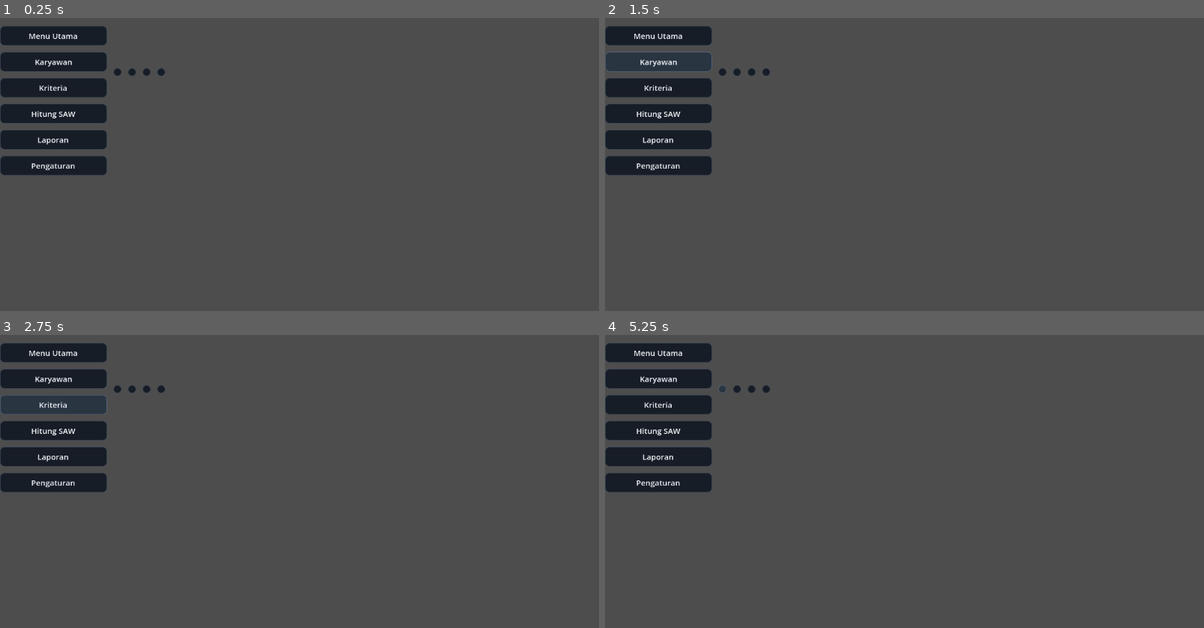
Above: before the commit, frames 1-4 (two rows, left to right).
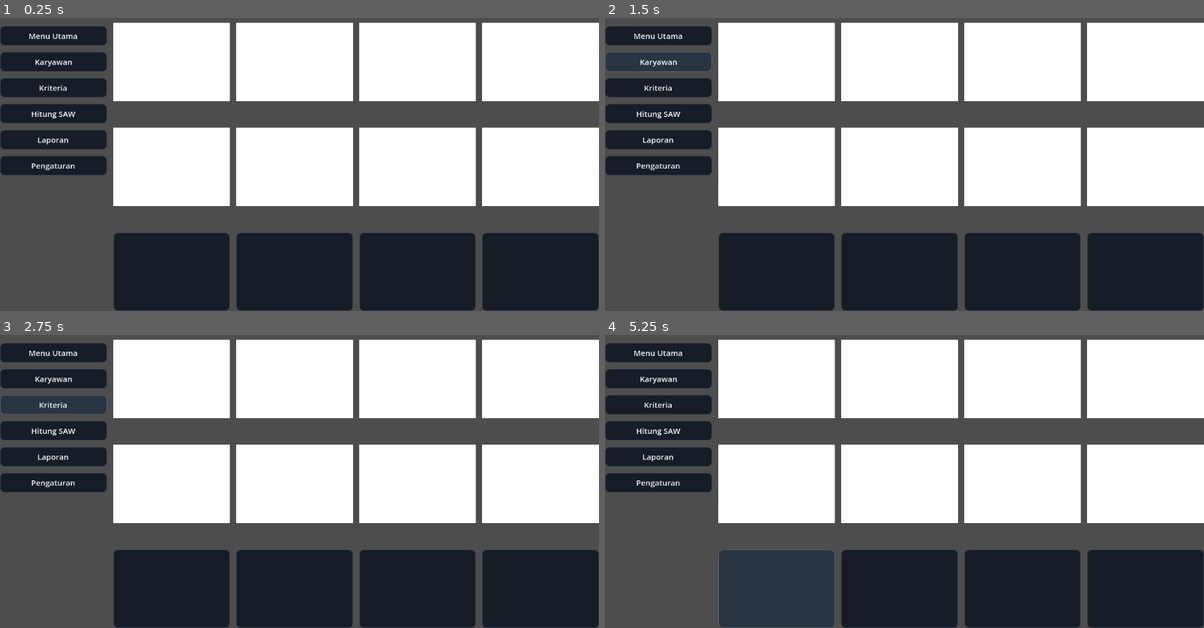
Above: after the commit, the same moments.

Repository: shfray/projek-skripsi
Game: Godot game, scene res://scene/dashboard.tscn
Two runs of this game, one before a commit and one after it. Both use one fixed random seed, a clock stepped at 60 frames per second and the inputs below. This scene is started directly instead of the project's main scene.
Inputs (mouse positions are in pixels of both pictures, inside the frame that each line leads up to; where the layout moved, square brackets give the same spot in the first picture):
- Up to frame 1 (0.25 s): no input
- Up to frame 2 (1.5 s): click "Menu Utama" at 0.5 s; click "Karyawan" at 1.25 s
- Up to frame 3 (2.75 s): click "Kriteria" at 2 s
- Up to frame 4 (5.25 s): click "Hitung SAW" at 2.75 s; click "Laporan" at 3.5 s; click "Pengaturan" at 4.25 s; click (778, 589) [724, 387] at 5 s

The runs differ from the first frame. In frame 1, 63% of the frame differs, in the area x 18-100%, y 1-100%; in frame 2, 63%; in frame 3, 63%; in frame 4, 63%.

Commit message:
Update dashboard.tscn

Diff:
--- a/scene/dashboard.tscn
+++ b/scene/dashboard.tscn
@@ -1,10 +1,10 @@
-[gd_scene load_steps=4 format=3 uid="uid://b6ii41h6xhmyb"]
+[gd_scene format=3 uid="uid://b6ii41h6xhmyb"]
 
 [ext_resource type="Script" uid="uid://casn8jnpwm0lv" path="res://script/color_rect.gd" id="1_bo221"]
 [ext_resource type="Script" uid="uid://5kdt0bmdqpnu" path="res://script/karyawan.gd" id="2_5vd6n"]
 [ext_resource type="PackedScene" uid="uid://qgocegug7pn1" path="res://scene/main_menu.tscn" id="3_mv7ns"]
 
-[node name="Control" type="Control"]
+[node name="Control" type="Control" unique_id=2078271085]
 layout_mode = 3
 anchors_preset = 15
 anchor_right = 1.0
@@ -12,7 +12,7 @@
 grow_horizontal = 2
 grow_vertical = 2
 
-[node name="VBoxContainer" type="VBoxContainer" parent="."]
+[node name="VBoxContainer" type="VBoxContainer" parent="." unique_id=114319236]
 layout_mode = 1
 anchors_preset = 15
 anchor_right = 1.0
@@ -20,93 +20,91 @@
 grow_horizontal = 2
 grow_vertical = 2
 
-[node name="HBoxContainer" type="HBoxContainer" parent="VBoxContainer"]
+[node name="HBoxContainer" type="HBoxContainer" parent="VBoxContainer" unique_id=1690387486]
 layout_mode = 2
 size_flags_vertical = 3
 
-[node name="ColorRect" type="Label" parent="VBoxContainer/HBoxContainer"]
+[node name="ColorRect" type="Label" parent="VBoxContainer/HBoxContainer" unique_id=109568182]
 layout_mode = 2
 size_flags_horizontal = 3
 
-[node name="MarginContainer" type="MarginContainer" parent="VBoxContainer/HBoxContainer"]
+[node name="MarginContainer" type="MarginContainer" parent="VBoxContainer/HBoxContainer" unique_id=744684835]
 layout_mode = 2
 size_flags_horizontal = 3
 size_flags_stretch_ratio = 3.54
 
-[node name="ColorRect2" type="HBoxContainer" parent="VBoxContainer/HBoxContainer"]
+[node name="ColorRect2" type="HBoxContainer" parent="VBoxContainer/HBoxContainer" unique_id=2022433681]
 layout_mode = 2
 size_flags_horizontal = 3
 
-[node name="ColorRect" type="Label" parent="VBoxContainer/HBoxContainer/ColorRect2"]
+[node name="ColorRect" type="Label" parent="VBoxContainer/HBoxContainer/ColorRect2" unique_id=360051281]
 layout_mode = 2
 size_flags_horizontal = 3
 
-[node name="ColorRect2" type="Label" parent="VBoxContainer/HBoxContainer/ColorRect2"]
+[node name="ColorRect2" type="Label" parent="VBoxContainer/HBoxContainer/ColorRect2" unique_id=611624711]
 layout_mode = 2
 size_flags_horizontal = 3
 
-[node name="MainBody" type="HBoxContainer" parent="VBoxContainer"]
+[node name="MainBody" type="HBoxContainer" parent="VBoxContainer" unique_id=1622221290]
 layout_mode = 2
 size_flags_vertical = 3
 size_flags_stretch_ratio = 13.82
 
-[node name="ListMenu" type="VBoxContainer" parent="VBoxContainer/MainBody"]
+[node name="ListMenu" type="VBoxContainer" parent="VBoxContainer/MainBody" unique_id=771882776]
 layout_mode = 2
 size_flags_horizontal = 3
 
-[node name="ColorRect" type="VBoxContainer" parent="VBoxContainer/MainBody/ListMenu"]
+[node name="ColorRect" type="VBoxContainer" parent="VBoxContainer/MainBody/ListMenu" unique_id=1275823958]
 layout_mode = 2
 size_flags_vertical = 3
 
-[node name="ColorRect8" type="MarginContainer" parent="VBoxContainer/MainBody/ListMenu/ColorRect"]
+[node name="ColorRect8" type="MarginContainer" parent="VBoxContainer/MainBody/ListMenu/ColorRect" unique_id=2019642928]
 layout_mode = 2
 size_flags_vertical = 3
 
-[node name="MenuUtama" type="Button" parent="VBoxContainer/MainBody/ListMenu/ColorRect"]
+[node name="MenuUtama" type="Button" parent="VBoxContainer/MainBody/ListMenu/ColorRect" unique_id=745824428]
 layout_mode = 2
 size_flags_vertical = 3
 text = "Menu Utama"
 script = ExtResource("1_bo221")
 
-[node name="Karyawan" type="Button" parent="VBoxContainer/MainBody/ListMenu/ColorRect"]
+[node name="Karyawan" type="Button" parent="VBoxContainer/MainBody/ListMenu/ColorRect" unique_id=2109319358]
 layout_mode = 2
 size_flags_vertical = 3
 text = "Karyawan"
 script = ExtResource("2_5vd6n")
-main_menu_scene = null
 
-[node name="Kriteria" type="Button" parent="VBoxContainer/MainBody/ListMenu/ColorRect"]
+[node name="Kriteria" type="Button" parent="VBoxContainer/MainBody/ListMenu/ColorRect" unique_id=1962666535]
 layout_mode = 2
 size_flags_vertical = 3
 text = "Kriteria"
 
-[node name="HitungSAW" type="Button" parent="VBoxContainer/MainBody/ListMenu/ColorRect"]
+[node name="HitungSAW" type="Button" parent="VBoxContainer/MainBody/ListMenu/ColorRect" unique_id=1426667637]
 layout_mode = 2
 size_flags_vertical = 3
 text = "Hitung SAW"
 
-[node name="Pengaturan" type="Button" parent="VBoxContainer/MainBody/ListMenu/ColorRect"]
+[node name="Pengaturan" type="Button" parent="VBoxContainer/MainBody/ListMenu/ColorRect" unique_id=627663689]
 layout_mode = 2
 size_flags_vertical = 3
 text = "Laporan"
 
-[node name="ColorRect6" type="Button" parent="VBoxContainer/MainBody/ListMenu/ColorRect"]
+[node name="ColorRect6" type="Button" parent="VBoxContainer/MainBody/ListMenu/ColorRect" unique_id=1377785570]
 layout_mode = 2
 size_flags_vertical = 3
 text = "Pengaturan"
 
-[node name="ColorRect7" type="MarginContainer" parent="VBoxContainer/MainBody/ListMenu/ColorRect"]
+[node name="ColorRect7" type="MarginContainer" parent="VBoxContainer/MainBody/ListMenu/ColorRect" unique_id=2074395388]
 layout_mode = 2
 size_flags_vertical = 3
 size_flags_stretch_ratio = 7.34
 
-[node name="MainDisplay" type="Control" parent="VBoxContainer/MainBody"]
+[node name="MainDisplay" type="Control" parent="VBoxContainer/MainBody" unique_id=334451096]
 layout_mode = 2
 size_flags_horizontal = 3
 size_flags_stretch_ratio = 4.52
 
-[node name="MainMenu" parent="VBoxContainer/MainBody/MainDisplay" instance=ExtResource("3_mv7ns")]
-layout_mode = 0
-anchors_preset = 0
+[node name="MainMenu" parent="VBoxContainer/MainBody/MainDisplay" unique_id=656932126 instance=ExtResource("3_mv7ns")]
+layout_mode = 1
 
 [connection signal="pressed" from="VBoxContainer/MainBody/ListMenu/ColorRect/MenuUtama" to="VBoxContainer/MainBody/ListMenu/ColorRect/MenuUtama" method="_on_pressed"]
